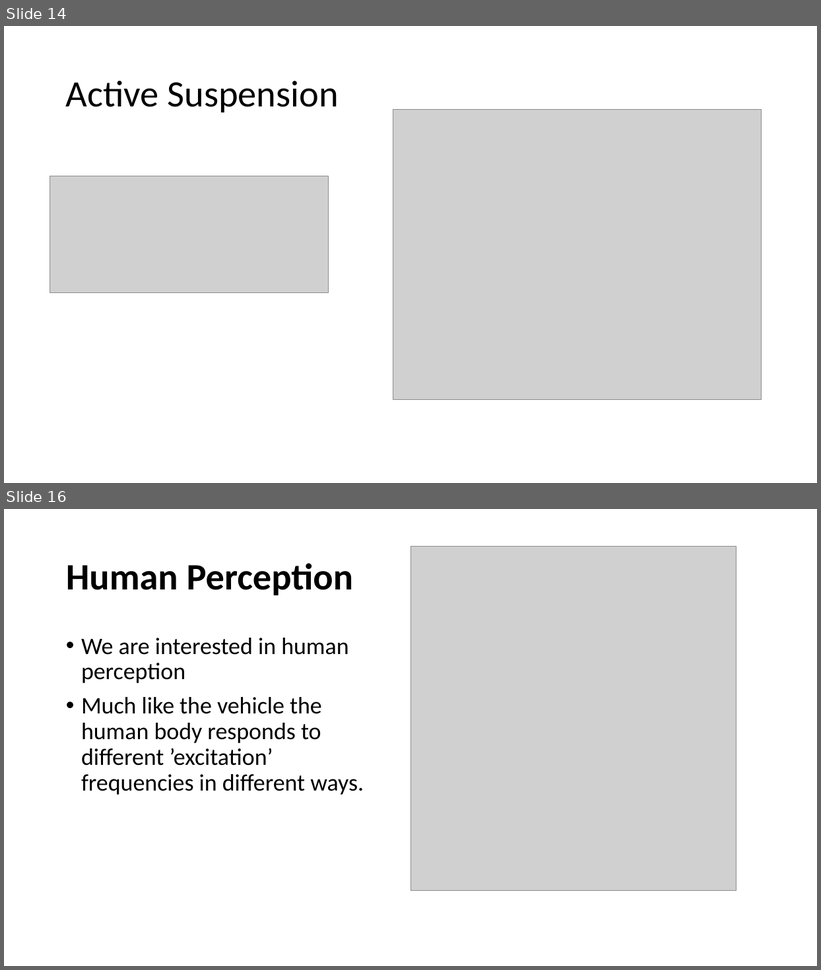
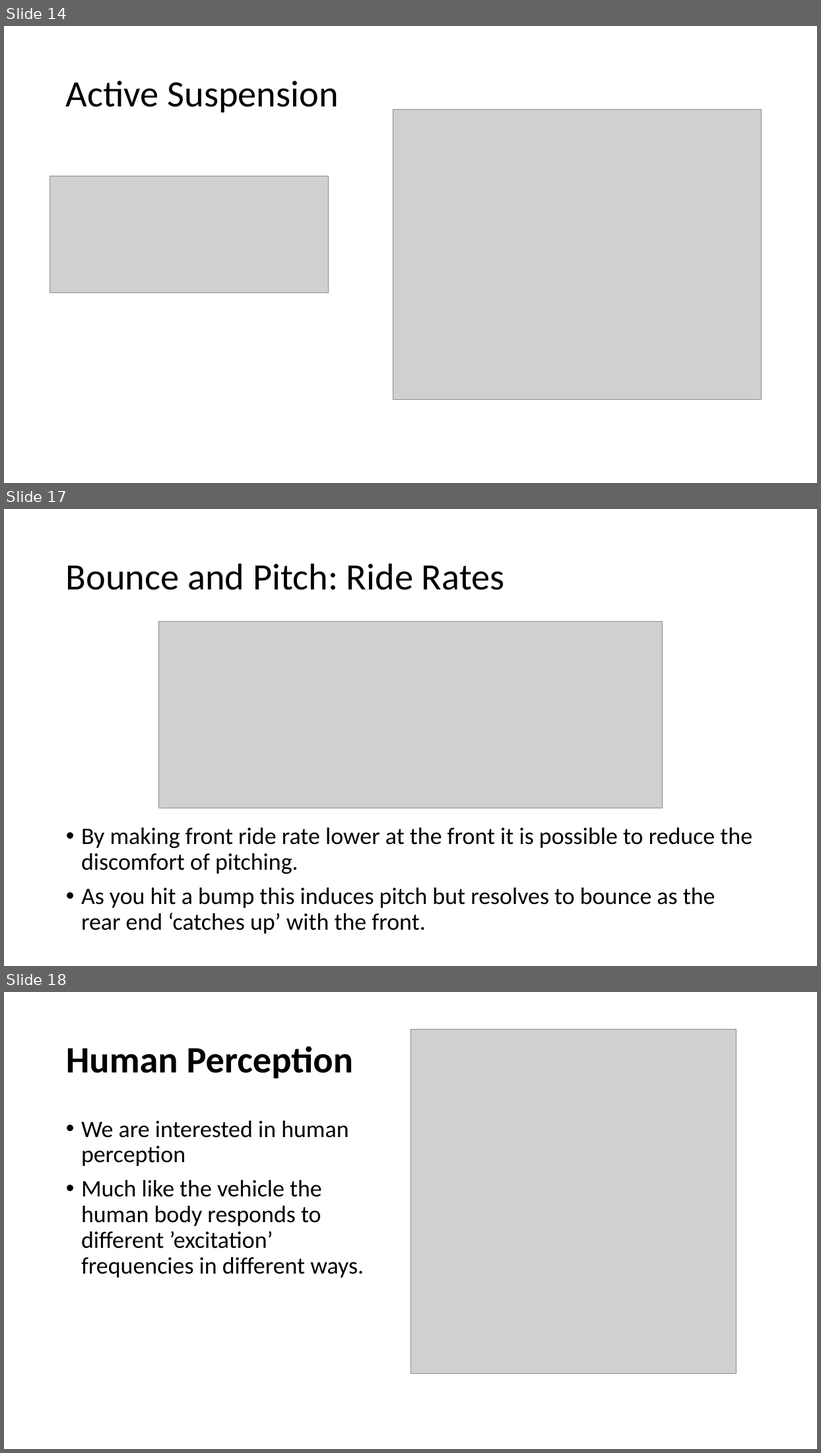
Before and after one commit to bamason2/ttc066-module, a slide deck: docs/lectures/Ride Dynamics.pptx. Shown one above the other, each under a label of ours: slides 14 and 16 before the commit, slides 14, 17 and 18 after it; the slides between them are not shown. The pictures are 821x970 and 821x1453 pixels, drawn with LibreOffice and Linux fonts; fonts in the diff are those of the drawing; grey boxes stand for pictures; background and template pictures are left out. Boxes give left, top, right and bottom in pixels: in the first picture for what was removed or moved away, otherwise in the second. Text is boxed around its words. In the diff, an @@ line names an element or a change of style, - is before the commit and + after.

```diff
--- a/docs/lectures/Ride Dynamics.pptx
+++ b/docs/lectures/Ride Dynamics.pptx
@@ slide 17 added at <box>4,509,817,966</box>, background #FFFFFF @@
@@ title added at <box>66,563,505,590</box>, 44 pt, text #000000 @@
+Bounce and Pitch: Ride Rates
@@ picture added at <box>159,622,663,809</box> @@
@@ text added at <box>81,828,752,934</box>, 28 pt, text #000000 @@
+• By making front ride rate lower at the front it is possible to reduce the discomfort of pitching.
+• As you hit a bump this induces pitch but resolves to bounce as the rear end ‘catches up’ with the front.
@@ what was slide 16 is now slide 18 @@
```
Also in this commit, not shown: 3 slides changed, 1 other slide added, 2 other files.
